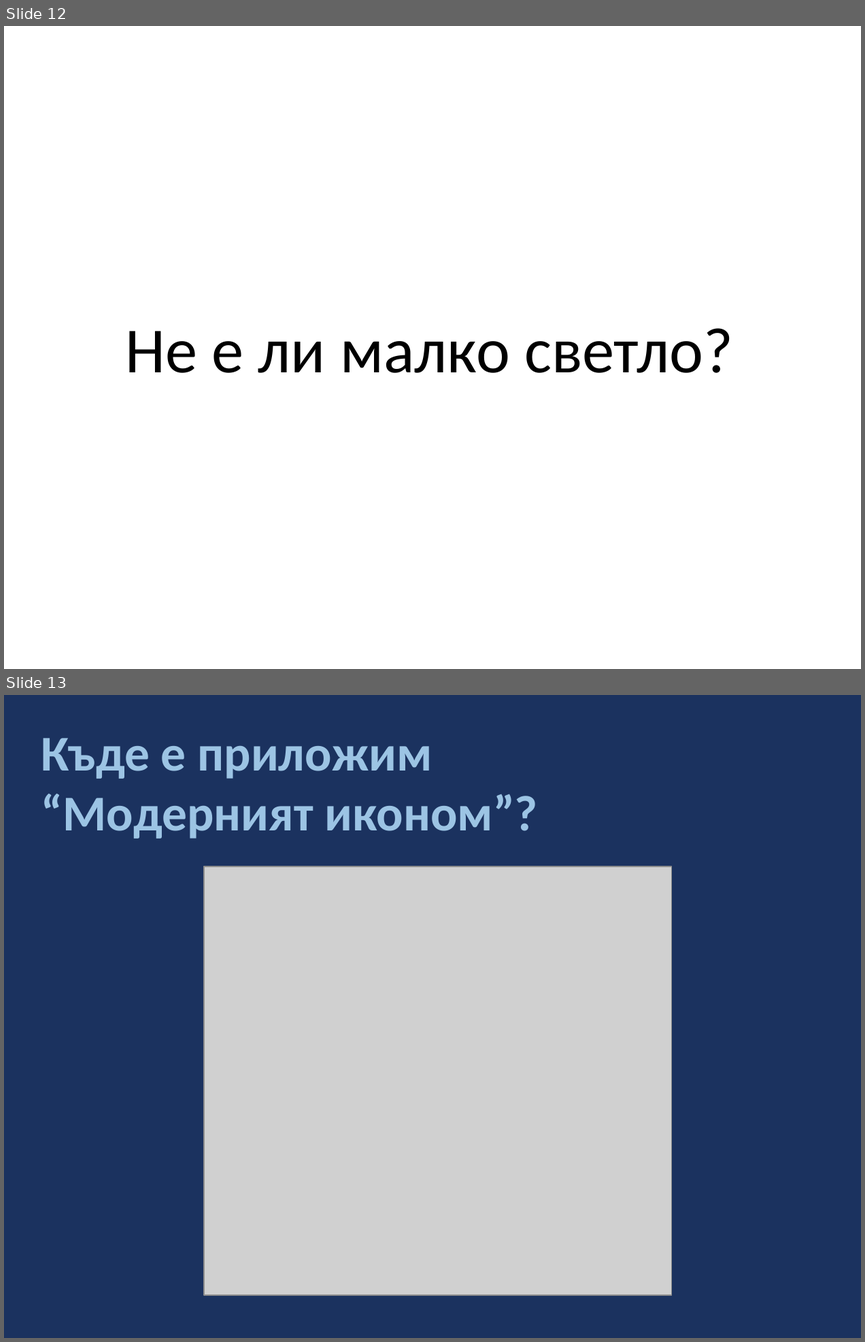
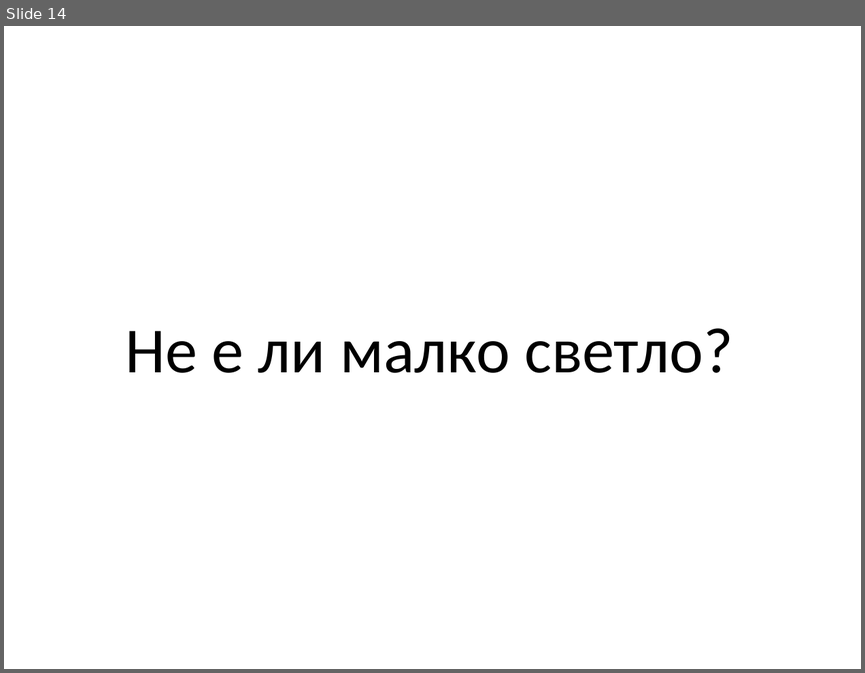
Before and after one commit to ModernSteward/ModernSteward, a slide deck: Presentation/Presentation.pptx. Shown one above the other, each under a label of ours: slides 12 and 13 before the commit, slide 14 after it. The pictures are 865x1342 and 865x673 pixels, drawn with LibreOffice and Linux fonts; fonts in the diff are those of the drawing; grey boxes stand for pictures. Boxes give left, top, right and bottom in pixels: in the first picture for what was removed or moved away, otherwise in the second. Text is boxed around its words. In the diff, an @@ line names an element or a change of style, - is before the commit and + after.

```diff
--- a/Presentation/Presentation.pptx
+++ b/Presentation/Presentation.pptx
@@ slide 13 removed at <box>4,695,861,1338</box>, background #1B325F @@
@@ text removed at <box>41,738,538,838</box> @@
-Къде е приложим
-“Модерният иконом”?
@@ picture removed at <box>204,866,672,1295</box> @@
@@ what was slide 12 is now slide 14 @@
```
Also in this commit, not shown: 2 slides changed, 2 slides added, 2 other slides removed, 5 other files.
